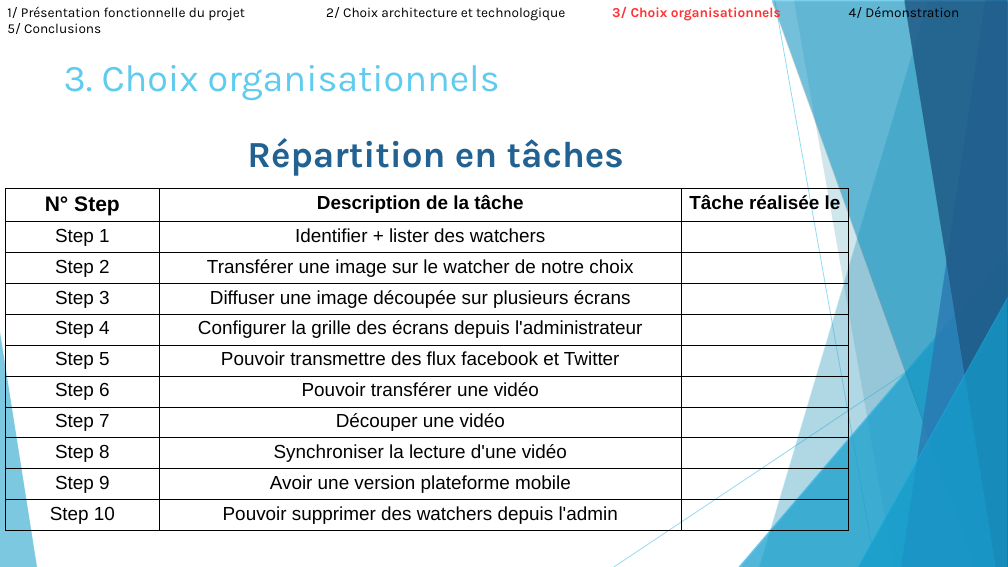
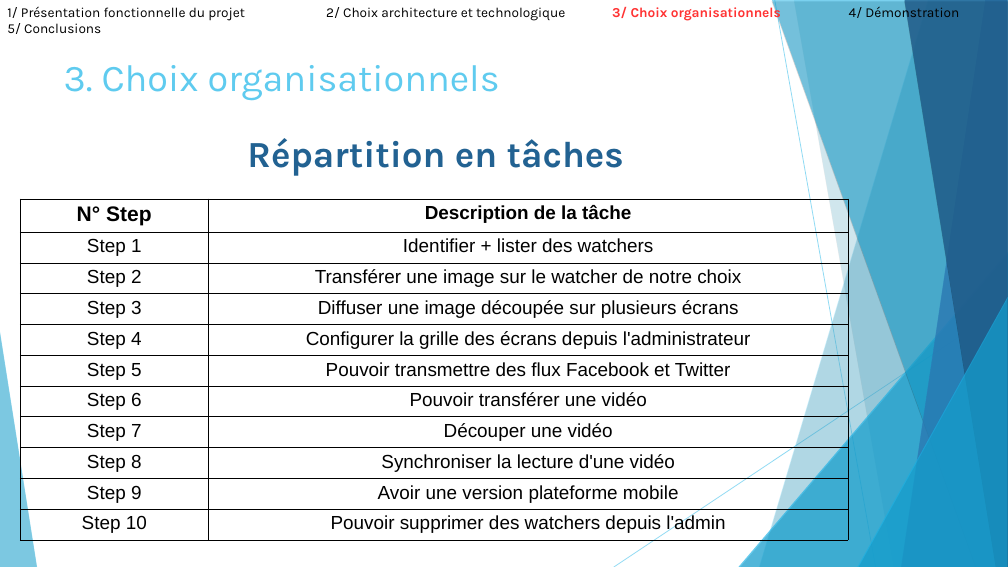
Before and after one commit to ComeBurguburu/AmbianceShowRoom, a slide deck: slide 17 of docs/Presentation orale.odp (slide 10 before the commit). Drawn at 1008x567 pixels with LibreOffice and Linux fonts; fonts in the diff are those of the drawing. Boxes give left, top, right and bottom in pixels: in the first picture for what was removed or moved away, otherwise in the second. Text is boxed around its words. In the diff, an @@ line names an element or a change of style, - is before the commit and + after.

Commit message:
Presentation Update

```diff
--- a/docs/Presentation orale.odp
+++ b/docs/Presentation orale.odp
@@ table at (20,199,848,540) @@
-column 2: Description de la tâche | Identifier + lister des watchers | Transférer une image sur le watcher de notre choix | Diffuser une image découpée sur plusieurs écrans | Configurer la grille des écrans depuis l'administrateur | Pouvoir transmettre des flux facebook et Twitter | Pouvoir transférer une vidéo | Découper une vidéo | Synchroniser la lecture d'une vidéo | Avoir une version plateforme mobile | Pouvoir supprimer des watchers depuis l'admin
-column 3: Tâche réalisée le |  |  |  |  |  |  |  |  |  | 
+column 2: Description de la tâche | Identifier + lister des watchers | Transférer une image sur le watcher de notre choix | Diffuser une image découpée sur plusieurs écrans | Configurer la grille des écrans depuis l'administrateur | Pouvoir transmettre des flux Facebook et Twitter | Pouvoir transférer une vidéo | Découper une vidéo | Synchroniser la lecture d'une vidéo | Avoir une version plateforme mobile | Pouvoir supprimer des watchers depuis l'admin
@@ table: place and size @@
-table at (5,188,849,531)
+table at (20,199,848,540)
```
Also in this commit, not shown: 3 other slides changed, 7 slides added, 2 other files.
